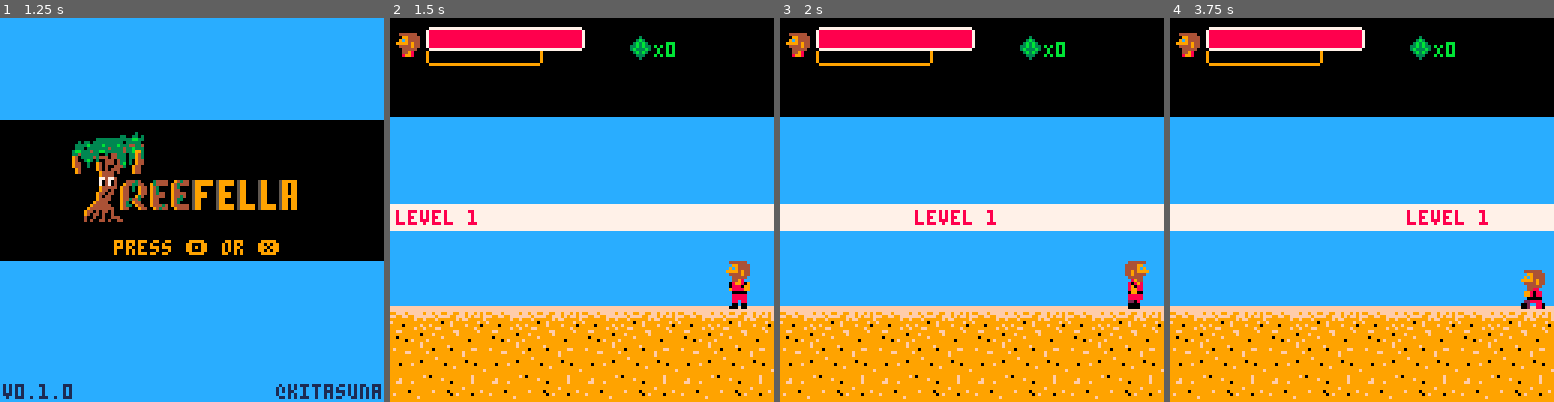
Above: before the commit, frames 1-4 (left to right).
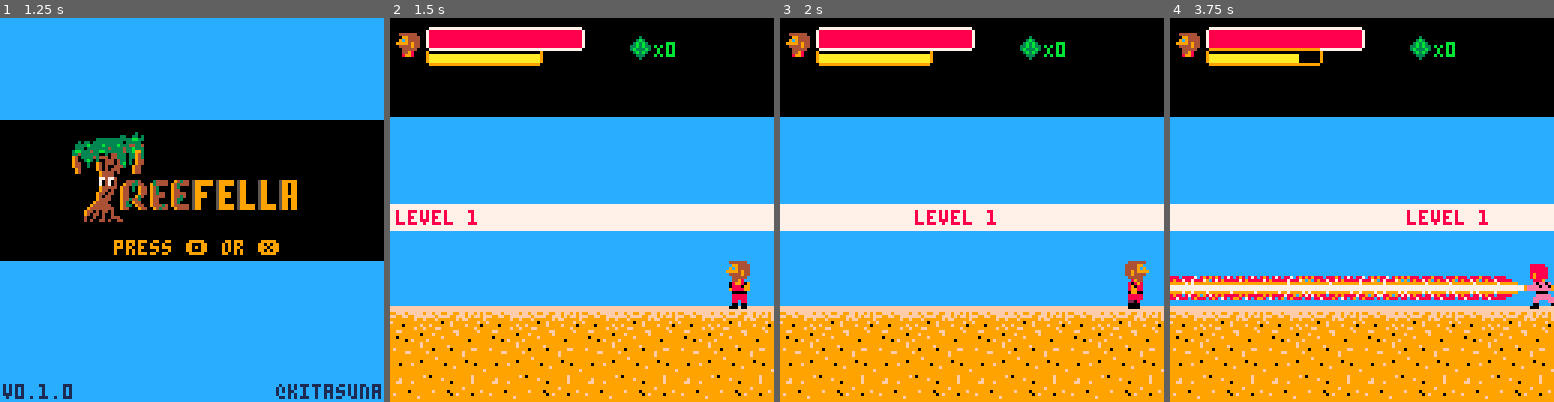
Above: after the commit, the same moments.

Repository: radicalslice/kfu-01
Game: PICO-8 cartridge main.p8
The game is run twice, just before and just after one commit, with the same random seed, the same clock (stepped at 60 frames per second) and the same inputs.
Inputs:
- Up to frame 1 (1.25 s): tap X (X key) at 0.33, 1.07 s; tap O (Z key) at 0.7 s
- Up to frame 2 (1.5 s): no input
- Up to frame 3 (2 s): hold Right from 1.6 s (still down); tap O (Z key) at 1.7 s; tap X (X key) at 1.85 s
- Up to frame 4 (3.75 s): release Right at 2.1 s; tap O (Z key) every 0.4 s from 2.1 to 3.7 s; hold Up 2.15-2.42 s; hold Right 2.47-3.03 s; tap X (X key) at 2.97 s; hold Left 3.08-3.58 s; hold Down from 3.63 s (still down)

Frame 1 is identical in both runs. In frame 2, 0.7% of the frame differs, in the area x 10-40%, y 9-12%; in frame 3, 0.7%; in frame 4, 6.8%, in the area x 0-100%, y 7-76%.

Commit message:
Harvest some tokens Add fire sfx

Diff:
--- a/baddie.lua
+++ b/baddie.lua
@@ -220,126 +220,80 @@
   end,
 }
 
-function new_tree(direction, start_x)
+function new_basic_baddie(direction, height, width, x, y, frames, frame_wait)
   local baddie = {
-    type = "tree",
     direction = direction,
-    x = start_x,
+    x = x,
     vx = direction == 0 and -1.4 or 1.4,
-    y = 81,
-    height = 2,
-    width = 1,
-    frames_walk = {65,66},
-    frames_threat = {67,68},
+    y = y,
+    height = height,
+    width = width,
+    frames_walk = frames,
     frame_index = 1,
-    frame_wait = 0.2,
+    frame_wait = frame_wait,
     since_last_frame = 0,
     frames_current = nil,
     update = basic_baddie_update,
     draw = basic_baddie_draw,
-    getBB = function(b)
-      if b.direction == 0 then
-        return {b.x-1,80,b.x+5,96} -- face left
-      else
-        return {b.x+2,80,b.x+8,96} -- face right
-      end
-    end,
-    getFrontBB = function(b)
-      if b.direction == 0 then
-        return { b.x - 1,80,b.x+3,96 } -- face left
-      else
-        return  { b.x + 4,80,b.x+8,96 } -- face right
-      end
-    end,
   }
   baddie.frames_current = baddie.frames_walk
   return baddie
 end
+-- pass in: direction, h/w, y, frames, frame_wait
+function new_tree(direction, start_x)
+  local baddie = new_basic_baddie(direction, 2, 1, start_x, 81, {65,66},0.2)
+  baddie.type="tree"
+  baddie.getBB = function(b)
+    if b.direction == 0 then
+      return {b.x-1,80,b.x+5,96} -- face left
+    else
+      return {b.x+2,80,b.x+8,96} -- face right
+    end
+  end
+  baddie.getFrontBB = function(b)
+    if b.direction == 0 then
+      return { b.x - 1,80,b.x+3,96 } -- face left
+    else
+      return  { b.x + 4,80,b.x+8,96 } -- face right
+    end
+  end
+  return baddie
+end
+
+function small_bb(b)
+  local offset = 0
+  if b.direction == 0 then
+    offset = -1 -- facing left
+  end
+  return {b.x - offset,b.y,b.x+8 - offset,b.y+8}
+end
+
+function small_front_bb(b)
+  local offset = 0
+  if b.direction == 1 then
+    offset = 5 -- facing right
+  end
+  return { b.x + offset,b.y+5,b.x+3 + offset,b.y+8 }
+end
 
 function new_flower(direction, start_x)
-  local baddie = {
-    direction = direction,
-    x = start_x,
-    vx = direction == 0 and -1.4 or 1.4,
-    y = 89,
-    height = 1,
-    width = 1,
-    type = "flower",
-    frames_walk = {85,86,87,88},
-    frames_threat = {67,68},
-    frame_index = 1,
-    frame_wait = 0.05,
-    since_last_frame = 0,
-    frames_current = nil,
-    update = basic_baddie_update,
-    draw = basic_baddie_draw,
-    getBB = function(b)
-      if b.direction == 0 then
-        return {b.x-1,b.y,b.x+7,b.y+8} -- facing left
-      else
-        return {b.x,b.y,b.x+8,b.y+8} -- facing right
-      end
-    end,
-    getFrontBB = function(b)
-      if b.direction == 0 then
-        return { b.x - 1,b.y+5,b.x+3,b.y+8 } -- face left
-      else
-        return { b.x + 4,b.y+5,b.x+8,b.y+8 } -- face right
-      end
-    end,
-  }
-  baddie.frames_current = baddie.frames_walk
+  local baddie = new_basic_baddie(direction, 1, 1, start_x, 89, {85,86,87,88},0.05)
+  baddie.type = "flower"
+  baddie.getBB = small_bb
+  baddie.getFrontBB = small_front_bb
   return baddie
 end
 
 function new_projectile(direction, start_x, start_y)
-  local projectile = {
-    direction = direction,
-    x = start_x,
-    vx = direction == 0 and -1.8 or 1.8,
-    y = start_y,
-    type = "apple",
-    state_t = 1,
-    since_last_state = 0,
-    frames_default = {97,98,99,100},
-    frame_index = 1,
-    frame_wait = 0.05,
-    since_last_frame = 0,
-    frames_current = nil,
-    update = function(p,dt,vx)
-      if p.state == "default" then
-        p:update_default(dt)
-      end
-
-      p.x += p.vx - vx
-
-      p.since_last_frame += dt
-      if p.since_last_frame > p.frame_wait then
-        p.frame_index += 1
-        p.since_last_frame = 0
-        if p.frame_index > #p.frames_current then
-          p.frame_index = 1
-        end
-      end
-    end,
-    draw = function(p)
-      local face_left = p.direction == 0
-      spr(p.frames_current[p.frame_index],face_left and p.x or p.x,p.y,1,1,(face_left and true or false),false)
-      -- draw bounding box
-      -- local x0, y0, x1, y1 = p:getBB()
-      -- rect(x0, y0, x1, y1,13)
-    end,
-    getBB = function(p)
-      return { p.x+2,p.y+2,p.x+6,p.y+6 }
-    end,
-    update_default = function(p, dt)
-      p.since_last_state += dt
-      p.x += p.vx
-    end,
-  }
-  projectile.frames_current = projectile.frames_default
-  return projectile
-
+  local proj = new_basic_baddie(direction, 1, 1, start_x, start_y, {97,98,99,100},0.05)
+  proj.type = "apple"
+  proj.vx = direction == 0 and -1.8 or 1.8
+  proj.update = basic_baddie_update
+  proj.draw = basic_baddie_draw
+  proj.getBB = function(p)
+    return { p.x+2,p.y+2,p.x+6,p.y+6 }
+  end
+  return proj
 end
 
 function new_boss(direction, start_x, difficulty)
@@ -355,12 +309,14 @@
     state = "wait",
     since_last_state = 0,
     invincible = 0,
-    frames_wait = {73},
-    frames_walk = {73,75},
-    frames_upantic = {77},
-    frames_downantic = {107},
-    frames_upthrow = {105},
-    frames_downthrow = {109},
+    frames = {
+      wait = {73},
+      walk = {73,75},
+      upantic = {77},
+      downantic = {107},
+      upthrow = {105},
+      downthrow = {109},
+    },
     frame_index = 1,
     frame_wait = 0.1,
     since_last_frame = 0,
@@ -389,7 +345,7 @@
         return
       end
 
-      -- do nothing!
+      -- do frame updates
       b.since_last_frame += dt
       if b.since_last_frame > b.frame_wait then
         b.frame_index += 1
@@ -430,53 +386,46 @@
         if chance_to_throw > b.throw_threshold then
           local up_or_down = rnd()
           if up_or_down > 0.5 then
-            b.state = "upantic"
-            b.frames_current = b.frames_upantic
+            b:change_state("upantic")
+            -- b.frames_current = b.frames_upantic
           else
-            b.state = "downantic"
-            b.frames_current = b.frames_downantic
+            b:change_state("downantic")
+            -- b.frames_current = b.frames_downantic
           end
-          b.since_last_state = 0
-          b.frame_index = 1
         end
       end
+    end,
+    change_state = function(b, s)
+      b.state = s
+      b.since_last_state = 0
+      b.frames_current = b.frames[s]
+      -- b.state_ttl = p.timings[s]
+      b.frame_index = 1
     end,
     update_upantic = function(b, dt, x_antic)
       b.since_last_state += dt
       if b.since_last_state > b.state_t then
-        b.state = "upthrow"
-        b.since_last_state = 0
-        b.frames_current = b.frames_upthrow
-        b.frame_index = 1
         add(bmgr.projectiles, new_projectile(b.direction, b:getDrawX(x_antic), 82))
+        b:change_state("upthrow")
       end
     end,
     update_upthrow = function(b, dt)
       b.since_last_state += dt
       if b.since_last_state > 1 then
-        b.state = "wait"
-        b.since_last_state = 0
-        b.frames_current = b.frames_wait
-        b.frame_index = 1
+        b:change_state("wait")
       end
     end,
     update_downantic = function(b, dt, x_offset)
       b.since_last_state += dt
       if b.since_last_state > b.state_t then
-        b.state = "downthrow"
-        b.since_last_state = 0
-        b.frames_current = b.frames_downthrow
-        b.frame_index = 1
         add(bmgr.projectiles, new_projectile(b.direction, b:getDrawX(x_offset), 88))
+        b:change_state("downthrow")
       end
     end,
     update_downthrow = function(b, dt)
       b.since_last_state += dt
       if b.since_last_state > 1 then
-        b.state = "wait"
-        b.since_last_state = 0
-        b.frames_current = b.frames_wait
-        b.frame_index = 1
+        b:change_state("wait")
       end
     end,
     update_walk = function(b, dt)
@@ -484,48 +433,19 @@
       b.x += b.vx
 
       if b.since_last_state > b.state_t then
-        b.state = "wait"
-        b.frames_current = b.frames_wait
-        b.frame_index = 1
+        b:change_state("wait")
       end
     end,
   }
-  boss.frames_current = boss.frames_wait
+  boss.frames_current = boss.frames["wait"]
   return boss
 end
 
 function new_wisp(direction, start_x)
-  local baddie = {
-    type = "wisp",
-    direction = direction,
-    x = start_x,
-    vx = direction == 0 and -1.4 or 1.4,
-    y = 82,
-    height = 1,
-    width = 1,
-    frames_walk = {69,70,71},
-    frame_index = 1,
-    frame_wait = 0.1,
-    since_last_frame = 0,
-    frames_current = nil,
-    update = basic_baddie_update,
-    draw = basic_baddie_draw,
-    getBB = function(b)
-      if b.direction == 0 then
-        return {b.x-1,b.y,b.x+7,b.y+8} -- face left
-      else
-        return {b.x,b.y,b.x+8,b.y+8} -- face right
-      end
-    end,
-    getFrontBB = function(b)
-      if b.direction == 0 then
-        return {b.x - 1,b.y+5,b.x+3,b.y+8} -- face left
-      else
-        return {b.x + 4,b.y+5,b.x+8,b.y+8} -- face right
-      end
-    end,
-  }
-  baddie.frames_current = baddie.frames_walk
+  local baddie = new_basic_baddie(direction, 1, 1, start_x, 82, {69,70,71},0.1)
+  baddie.type = "wisp"
+  baddie.getBB = small_bb
+  baddie.getFrontBB = small_front_bb
   return baddie
 end
 
@@ -574,10 +494,12 @@
 
 function basic_baddie_draw(b)
       -- draw bounding box
-      -- local x0, y0, x1, y1 = b:getBB()
-      -- rect(x0, y0, x1, y1,13)
-      -- local x0, y0, x1, y1 = b:getFrontBB()
-      -- rect(x0, y0, x1, y1,8)
+      local bb = b:getBB()
+      rect(bb[1], bb[2], bb[3], bb[4],13)
+      if b.getFrontBB != nil then
+        bb = b:getFrontBB()
+        rect(bb[1], bb[2], bb[3], bb[4],8)
+      end
   local face_left = b.direction == 0
   spr(b.frames_current[b.frame_index],face_left and b.x or b.x,b.y,b.width,b.height,(face_left and true or false),false)
 end
--- a/main.p8
+++ b/main.p8
@@ -90,7 +90,6 @@
   game_draw()
 
   local elapsed = time() - last_level_init
-  printh("elapsed: "..elapsed)
   local res = 74
   if elapsed <= 1 then
     res = easeOutQuad(elapsed, 0, 74, 1)
--- a/player.lua
+++ b/player.lua
@@ -59,7 +59,7 @@
     p.score = p.last_score
     p.state_ttl = 0
     p.health = 100
-    p.od = 0
+    p.od = 9
     p.mash_count = 0
     p.since_last_frame, p.since_last_state = 0, 0
     p.draw_x = 96
@@ -400,6 +400,7 @@
 
     if p.since_last_state > p.state_ttl then
       p:change_state("punch_od")
+      sfx(8)
     end
   end,
   kantic = function(p, dt)
@@ -414,6 +415,7 @@
 
     if p.since_last_state > p.state_ttl then
       p:change_state("kick_od")
+      sfx(8)
     end
   end,
   punch = function(p, dt)
@@ -517,6 +519,7 @@
     if p.since_last_state > p.state_ttl then
       p:set_draw_x((p.direction == 0 and p.draw_x-4 or p.draw_x-4))
       p:change_state("ckick_od")
+      sfx(8)
     end
   end,
   cpunch = function(p, dt)
Not shown, changed: the sound effects (__sfx__) section of main.p8
